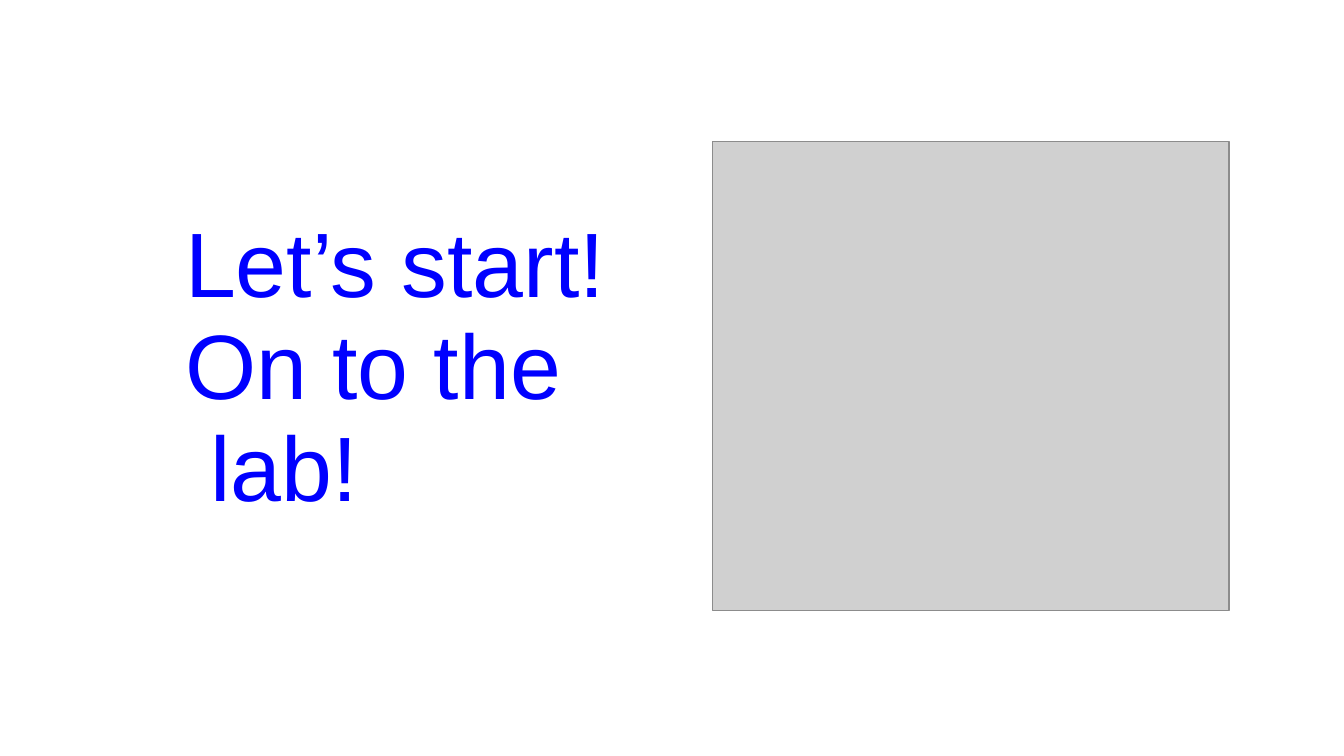
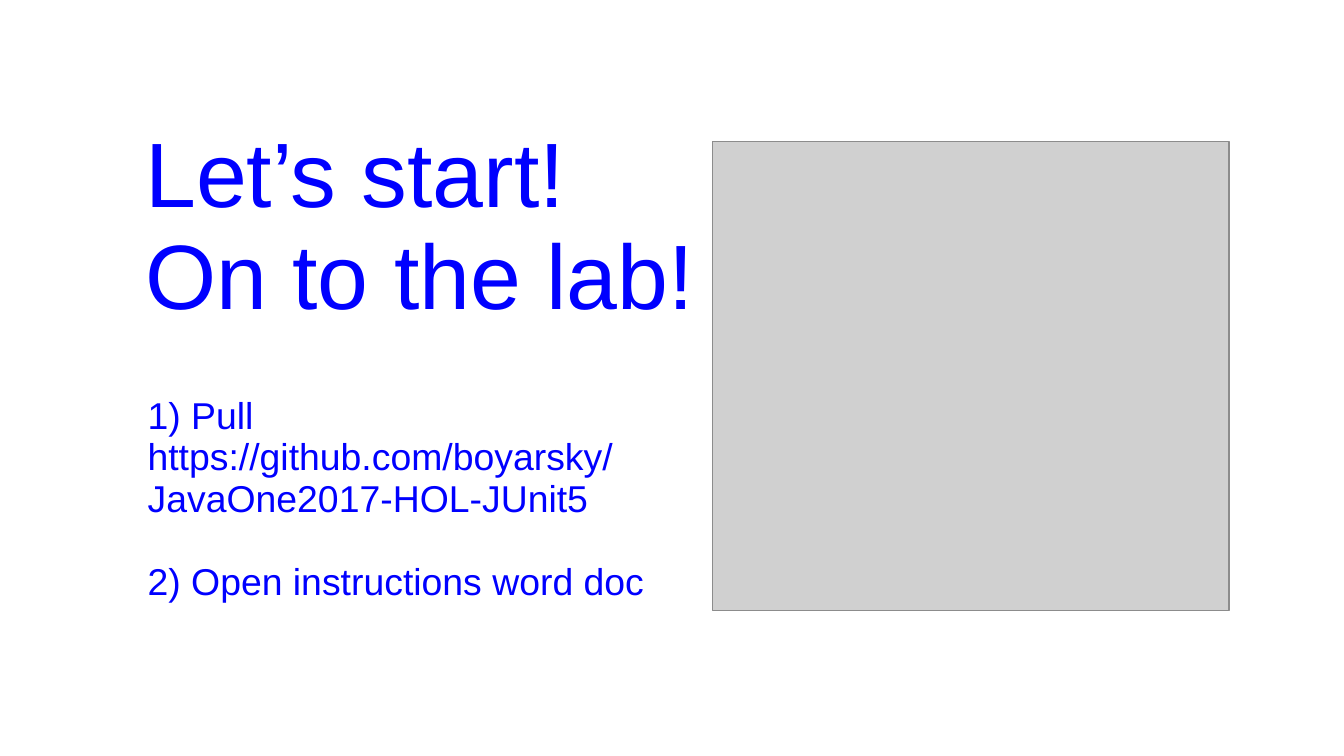
Before and after one commit to boyarsky/JavaOne2017-HOL-JUnit5, a slide deck: slide 8 of JUnit 5 HOL Intro Presentation.ppt. Drawn at 1344x756 pixels with LibreOffice and Linux fonts; fonts in the diff are those of the drawing; grey boxes stand for pictures; background and template pictures are left out. Boxes give left, top, right and bottom in pixels: in the first picture for what was removed or moved away, otherwise in the second. Text is boxed around its words. In the diff, an @@ line names an element or a change of style, - is before the commit and + after.

```diff
--- a/JUnit 5 HOL Intro Presentation.ppt
+++ b/JUnit 5 HOL Intro Presentation.ppt
@@ text "Let’s start!": place and size @@
-text "Let’s start!" at (185,234,605,502)
+text "Let’s start!" at (145,144,693,310)
@@ text at (145,242,693,310): text changed @@
-On to the
-lab!
+On to the lab!
@@ text added at (148,402,644,603), 20 pt, text #0000FF @@
+1) Pull
+https://github.com/boyarsky/JavaOne2017-HOL-JUnit5
+2) Open instructions word doc
```
Also in this commit, not shown: 1 other slide changed.
